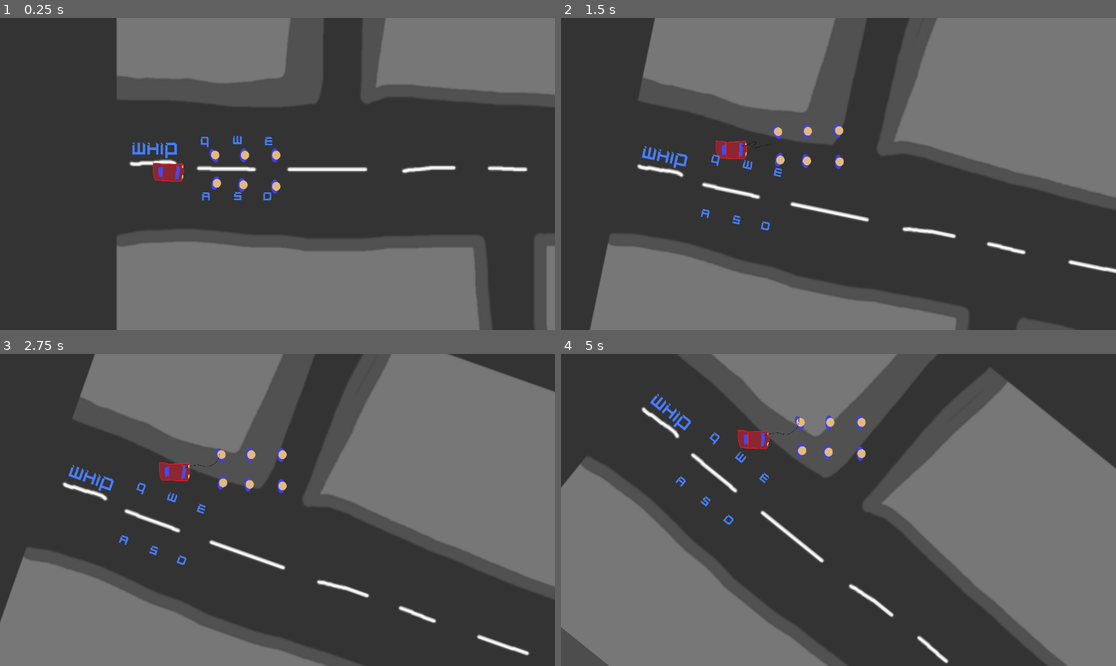
Above: before the commit, frames 1-4 (two rows, left to right).
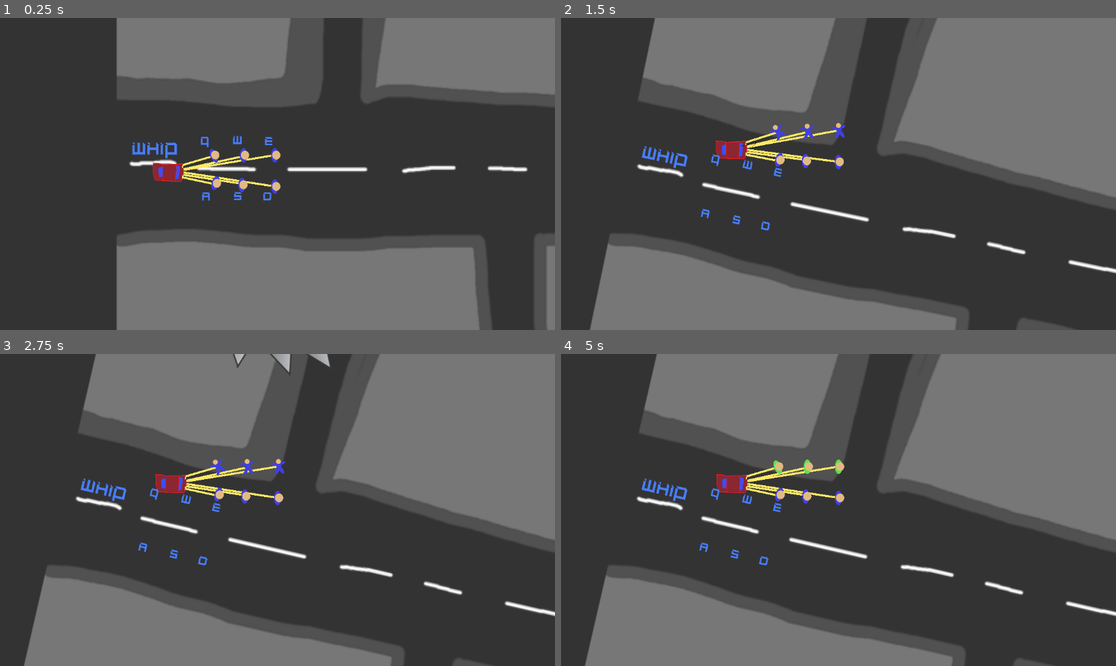
Above: after the commit, the same moments.

Repository: pazhersh/CarPull
Game: Godot game, scene res://scenes/Tutorial-Level.tscn
Same seed, same stepped clock (60 frames per second), same inputs: the game is played once before the commit and once after it.
Inputs:
- Up to frame 1 (0.25 s): no input
- Up to frame 2 (1.5 s): tap Enter at 0.5 s; tap Q (Q) at 0.6, 1.35 s; tap Space at 1.25 s
- Up to frame 3 (2.75 s): tap Q (Q) at 2.1 s
- Up to frame 4 (5 s): tap Q (Q) at 2.85, 3.6, 4.35 s; tap Enter at 3.5 s

The runs differ from the first frame. In frame 1, 0.4% of the frame differs, in the area x 32-49%, y 43-55%; in frame 2, 0.6%; in frame 3, 20%; in frame 4, 50%, in the area x 0-100%, y 0-100%.

Commit message:
added basic rope graphic, and fixed wall collision in tutorial

Diff:
--- a/objects/car.tscn
+++ b/objects/car.tscn
@@ -1,6 +1,7 @@
-[gd_scene load_steps=5 format=3 uid="uid://0ubt6f1432ul"]
+[gd_scene load_steps=6 format=3 uid="uid://0ubt6f1432ul"]
 
 [ext_resource type="Script" path="res://scripts/car-p1.gd" id="1_u1lq8"]
+[ext_resource type="Texture2D" uid="uid://bvj76bcrn8is2" path="res://assets/temporary-rope-1.png" id="2_sb4s5"]
 [ext_resource type="Texture2D" uid="uid://bo252o0ir8t6u" path="res://assets/car 1.png" id="2_u74su"]
 [ext_resource type="PackedScene" uid="uid://fqqvenao4w0u" path="res://objects/person.tscn" id="3_nl0ox"]
 
@@ -10,6 +11,44 @@
 [node name="car" type="CharacterBody2D"]
 floor_stop_on_slope = false
 script = ExtResource("1_u1lq8")
+
+[node name="ropes" type="CanvasGroup" parent="."]
+
+[node name="Temporary-rope-1" type="Sprite2D" parent="ropes"]
+position = Vector2(12, 4)
+rotation = -2.98975
+scale = Vector2(0.0530054, 0.015)
+texture = ExtResource("2_sb4s5")
+
+[node name="Temporary-rope-2" type="Sprite2D" parent="ropes"]
+position = Vector2(4.12963, 5.02755)
+rotation = -2.93215
+scale = Vector2(0.0329949, 0.015)
+texture = ExtResource("2_sb4s5")
+
+[node name="Temporary-rope-3" type="Sprite2D" parent="ropes"]
+position = Vector2(23.3976, 4.21387)
+rotation = -2.98975
+scale = Vector2(0.0829369, 0.015)
+texture = ExtResource("2_sb4s5")
+
+[node name="Temporary-rope-4" type="Sprite2D" parent="ropes"]
+position = Vector2(14, -6)
+rotation = 2.92692
+scale = Vector2(0.0530054, 0.015)
+texture = ExtResource("2_sb4s5")
+
+[node name="Temporary-rope-5" type="Sprite2D" parent="ropes"]
+position = Vector2(3, -7)
+rotation = 2.85536
+scale = Vector2(0.0329949, 0.015)
+texture = ExtResource("2_sb4s5")
+
+[node name="Temporary-rope-6" type="Sprite2D" parent="ropes"]
+position = Vector2(23, -6)
+rotation = 2.98102
+scale = Vector2(0.0829369, 0.015)
+texture = ExtResource("2_sb4s5")
 
 [node name="CarSprite" type="Sprite2D" parent="."]
 position = Vector2(-14, 0)
--- a/objects/person.tscn
+++ b/objects/person.tscn
@@ -62,7 +62,7 @@
 
 
 func _on_area_2d_body_entered(body):
-	if body.is_in_group(\"obstacles\") && state != State.INVINCIBLE:
+	if body.is_in_group(\"obstacles\") && state == State.OK:
 		state = State.STUNNED
 		state_time = STUN_TIME
 "
--- a/scenes/Tutorial-Level.tscn
+++ b/scenes/Tutorial-Level.tscn
@@ -10,37 +10,36 @@
 
 [sub_resource type="Curve2D" id="Curve2D_65a8f"]
 _data = {
-"points": PackedVector2Array(0, 0, 0, 0, -165, -499, 0, 0, 0, 0, -173, 136)
+"points": PackedVector2Array(0, 0, 0, 0, -191, -599, 0, 0, 0, 0, -176, 246)
 }
 point_count = 2
 
 [sub_resource type="Curve2D" id="Curve2D_kftgm"]
 _data = {
-"points": PackedVector2Array(0, 0, 0, 0, 54, -514, 0, 0, 0, 0, 67, 171)
+"points": PackedVector2Array(0, 0, 0, 0, 50, -597, 0, 0, 0, 0, 64, 303)
 }
 point_count = 2
 
 [node name="Tutorial-Level" type="Node2D"]
 
-[node name="bounds" type="StaticBody2D" parent="."]
-visible = false
-
-[node name="CollisionPolygon2D" type="CollisionPolygon2D" parent="bounds"]
-polygon = PackedVector2Array(-39, 513, -55, 699, 1259, 783, 1217, 493, 824, 504, 624, 499, 481, 508, 188, 514)
-
-[node name="CollisionPolygon2D2" type="CollisionPolygon2D" parent="bounds"]
-polygon = PackedVector2Array(879, 139, 864, 400, 869, 557, 1210, 509, 1254, -626, 858, -618, 861, -56)
-
-[node name="CollisionPolygon2D3" type="CollisionPolygon2D" parent="bounds"]
-polygon = PackedVector2Array(-863, -118, -860, 369, -44, 425, 93, 420, 270, 427, 355, 421, 423, 413, 633, 416, 620, -65, 467, -85, 336, -70, -30, -78, -234, -82, -358, -113, -443, -107, -576, -78)
-
-[node name="CollisionPolygon2D4" type="CollisionPolygon2D" parent="bounds"]
-polygon = PackedVector2Array(217, -411, 428, -389, 609, -397, 644, -368, 827, -388, 834, -602, 626, -616, 239, -617, -85, -613, -437, -615, -777, -607, -758, -428, -446, -413, -359, -408, -258, -413, -60, -407, 28, -418)
-
 [node name="background" type="Sprite2D" parent="."]
 scale = Vector2(0.805333, 0.805333)
 texture = ExtResource("1_lairr")
 metadata/_edit_lock_ = true
+
+[node name="bounds" type="StaticBody2D" parent="." groups=["obstacles"]]
+
+[node name="CollisionPolygon2D" type="CollisionPolygon2D" parent="bounds" groups=["obstacles"]]
+polygon = PackedVector2Array(-39, 513, -55, 699, 1259, 783, 1217, 493, 824, 504, 624, 499, 481, 508, 188, 514)
+
+[node name="CollisionPolygon2D2" type="CollisionPolygon2D" parent="bounds" groups=["obstacles"]]
+polygon = PackedVector2Array(879, 139, 864, 400, 869, 557, 1210, 509, 1254, -626, 858, -618, 861, -56)
+
+[node name="CollisionPolygon2D3" type="CollisionPolygon2D" parent="bounds" groups=["obstacles"]]
+polygon = PackedVector2Array(-863, -118, -860, 369, -44, 425, 93, 420, 270, 427, 355, 421, 423, 413, 633, 416, 620, -65, 467, -85, 336, -70, -30, -78, -234, -82, -358, -113, -443, -107, -576, -78)
+
+[node name="CollisionPolygon2D4" type="CollisionPolygon2D" parent="bounds" groups=["obstacles"]]
+polygon = PackedVector2Array(217, -411, 428, -389, 609, -397, 644, -368, 827, -388, 834, -602, 626, -616, 239, -617, -85, -613, -437, -615, -777, -607, -758, -428, -446, -413, -359, -408, -258, -413, -60, -407, 28, -418)
 
 [node name="car-p1" parent="." instance=ExtResource("2_8auu1")]
 position = Vector2(5, 468)
@@ -59,8 +58,8 @@
 curve = SubResource("Curve2D_65a8f")
 
 [node name="sawPath" parent="Path2D2" instance=ExtResource("4_i1n3f")]
-position = Vector2(-165, -499)
-rotation = 1.58339
+position = Vector2(-191, -599)
+rotation = 1.55305
 
 [node name="WhipText" type="Sprite2D" parent="."]
 position = Vector2(-18, 453)
@@ -85,8 +84,8 @@
 curve = SubResource("Curve2D_kftgm")
 
 [node name="sawPath" parent="Path2D" instance=ExtResource("4_i1n3f")]
-position = Vector2(61.6089, -113.068)
-rotation = 1.55182
+position = Vector2(56.2371, -196.046)
+rotation = 1.55524
 progress = 401.003
 
 [connection signal="car_passed_finish_line" from="car-p1" to="finishLine" method="_on_carp_1_car_passed_finish_line"]
Binary file added: assets/temporary-rope-1.png
Not shown, added: assets/temporary-rope-1.png.import
Not shown, added: assets/temporary-rope.png.import
